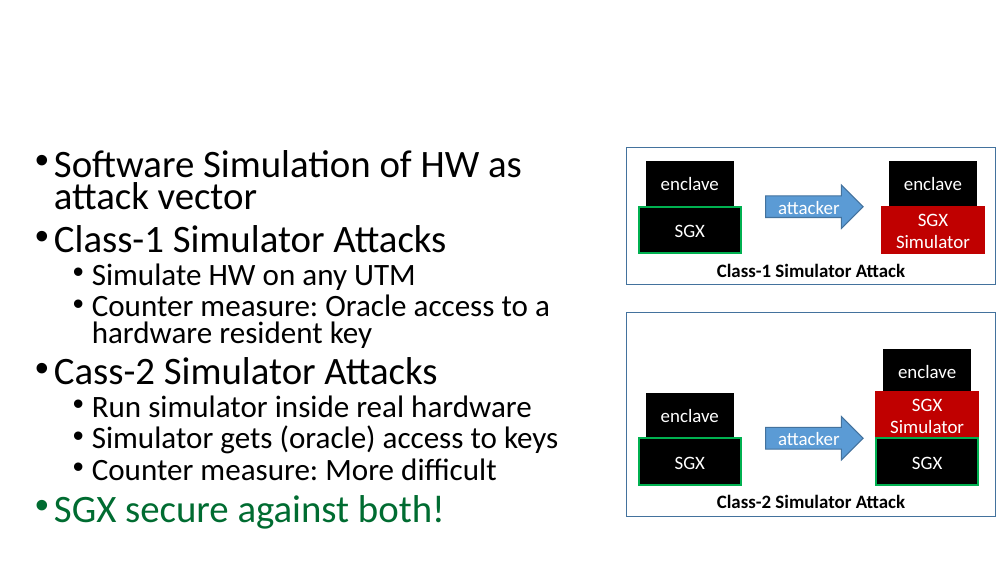
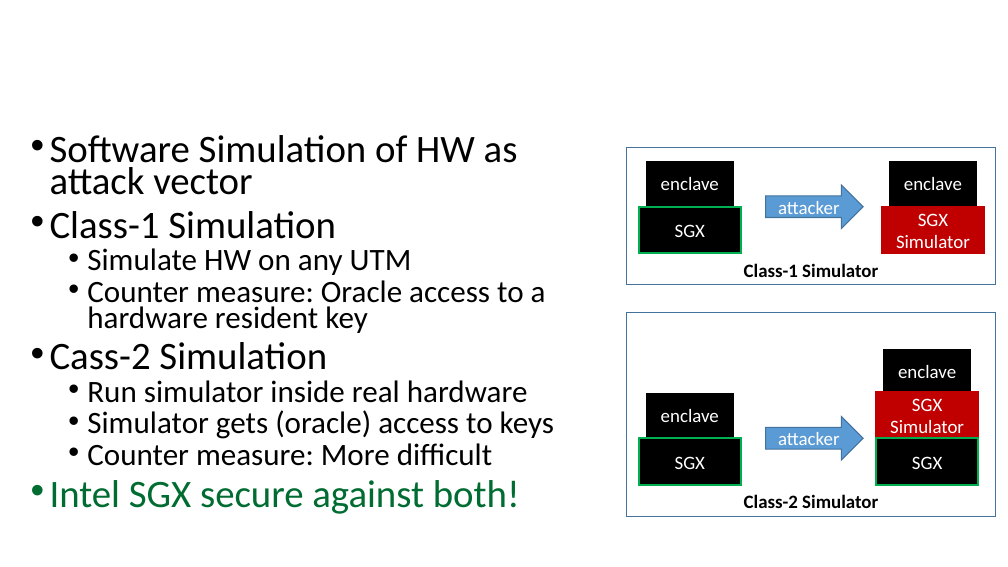
Before and after one commit to axelexic/sgx_remote_attestation_bh_17, a slide deck: slide 2 of presentation/bhusa17_yogesh_swami.pptx. Drawn at 1008x567 pixels with LibreOffice and Linux fonts; fonts in the diff are those of the drawing; background and template pictures are left out. Boxes give left, top, right and bottom in pixels: in the first picture for what was removed or moved away, otherwise in the second. Text is boxed around its words. In the diff, an @@ line names an element or a change of style, - is before the commit and + after.

```diff
--- a/presentation/bhusa17_yogesh_swami.pptx
+++ b/presentation/bhusa17_yogesh_swami.pptx
@@ title at [70, 30, 939, 140]: text changed @@
-HW/SW Co-design crypto
+HW/SW crypto co-design
@@ text "Software Simulation of HW as ...": place and size @@
-text "Software Simulation of HW as ..." at [54, 150, 558, 529]
+text "Software Simulation of HW as ..." at [50, 135, 554, 514]
@@ text at [50, 211, 336, 239]: text changed @@
-• Class-1 Simulator Attacks
+• Class-1 Simulation
@@ text in rectangle at [744, 263, 878, 277]: text changed @@
-Class-1 Simulator Attack
+Class-1 Simulator
@@ text at [50, 342, 327, 370]: text changed @@
-• Cass-2 Simulator Attacks
+• Cass-2 Simulation
@@ text at [50, 480, 520, 514]: text changed @@
-• SGX secure against both!
+• Intel SGX secure against both!
@@ text in rectangle at [744, 494, 878, 508]: text changed @@
-Class-2 Simulator Attack
+Class-2 Simulator
```
Also in this commit, not shown: 1 other slide changed, 15 slides added, 1 slide removed, 1 other file.
